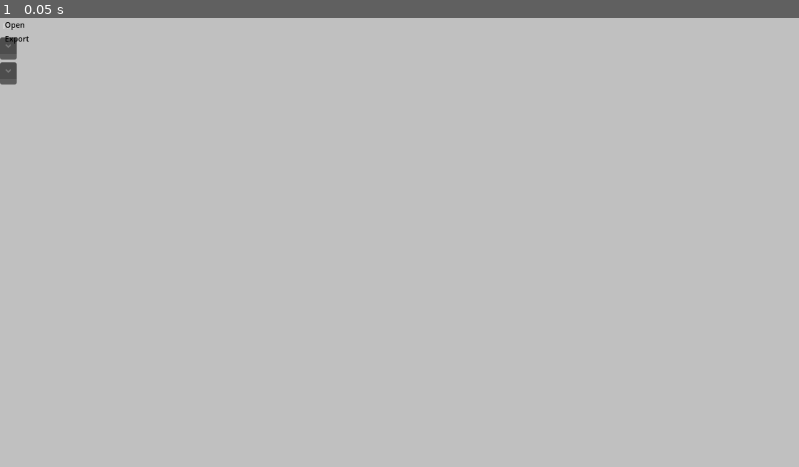
Above: before the commit, frame 1.
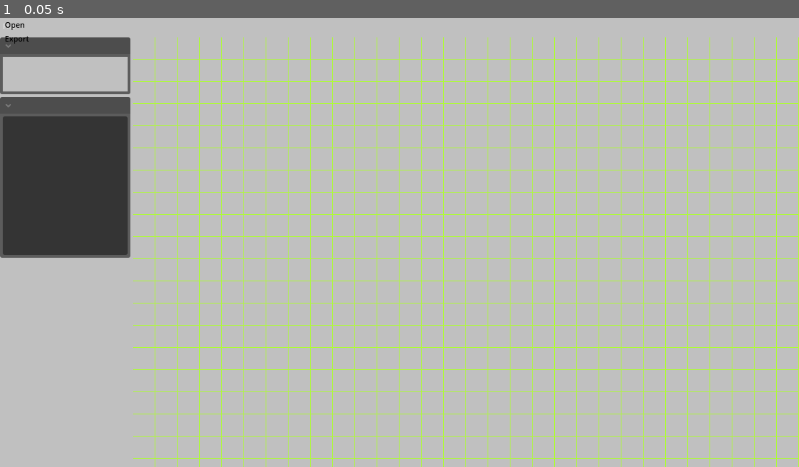
Above: after the commit, the same moment.

Repository: zvodd/GodotApp-AtlasPacker
Game: Godot game, scene res://ui_main.tscn
Same seed, same stepped clock (60 frames per second), same inputs: the game is played once before the commit and once after it.
Inputs:
- Up to frame 1 (0.05 s): no input

The runs differ from the first frame. In frame 1, 15% of the frame differs, in the area x 0-100%, y 4-100%.
Error before the commit: Parse Error: Invalid argument for "connect()" function: argument 2 should be "Callable" but is "res://scripts/image_loader.gd". (res://scripts/image_loader.gd:…

Commit message:
kinda there

Diff:
--- a/artboard.tscn
+++ b/artboard.tscn
@@ -1,6 +1,8 @@
-[gd_scene load_steps=2 format=3 uid="uid://b36oehg63os35"]
+[gd_scene format=3 uid="uid://b36oehg63os35"]
 
-[ext_resource type="Script" path="res://scripts/artboard.gd" id="1_ff2t0"]
+[ext_resource type="Script" uid="uid://sk65b4wdt0lw" path="res://scripts/artboard.gd" id="1_ff2t0"]
 
-[node name="artboard" type="Node2D" unique_id=1760129244]
+[node name="artboard" type="Control" unique_id=1975191866]
+layout_mode = 3
+anchors_preset = 0
 script = ExtResource("1_ff2t0")
--- a/scripts/artboard.gd
+++ b/scripts/artboard.gd
@@ -1,4 +1,5 @@
-extends Node2D
+class_name Artboard
+extends Control
 
 var grid_size = Vector2(32, 32)
 var image_tiles = {}
@@ -17,25 +18,16 @@
 	var height = get_viewport_rect().size.y
 
 	for i in range(1, int(width / grid_size.x)):
-		draw_line(Vector2(i * grid_size.x, 0), Vector2(i * grid_size.x, height), Color.gray)
+		draw_line(Vector2(i * grid_size.x, 0), Vector2(i * grid_size.x, height), Color.GREEN_YELLOW)
 
 	for i in range(1, int(height / grid_size.y)):
-		draw_line(Vector2(0, i * grid_size.y), Vector2(width, i * grid_size.y), Color.gray)
+		draw_line(Vector2(0, i * grid_size.y), Vector2(width, i * grid_size.y), Color.GREEN_YELLOW)
 
 func _can_drop_data(at_position, data):
-	return data.type == "files" or data.type == "image_tile"
+	return  data.type == "image_tile"
 
 func _drop_data(at_position, data):
-	if data.type == "files":
-		var files = data.files
-		for file in files:
-			var image_tile = ImageTile.new()
-			image_tile.file_name = file
-			image_tile.position = at_position
-			image_tile.scale = Vector2(1, 1)
-			image_tile.uid = OS.get_unique_id()
-			add_image_tile(image_tile)
-	elif data.type == "image_tile":
+	if data.type == "image_tile":
 		var image_tile = data.image_tile
 		image_tile.position = at_position
 		if not image_tiles.has(image_tile.uid):
@@ -66,3 +58,6 @@
 				update()
 				return data
 	return null
+
+func update():pass
+#func set_drag_preview(_a):pass
--- a/scripts/image_loader.gd
+++ b/scripts/image_loader.gd
@@ -1,19 +1,35 @@
+class_name ImageLoaderNode
 extends Node
 
-var image_pool
+@onready var image_pool: ImagePoolItemList = %ImagePool_ItemList
+@onready var mb_pop_file: PopupMenu = %MenuBar/File
+@onready var artboard: Artboard = %Artboard
 
 func _ready():
-	image_pool = get_node("/root/Control/Panel/VBoxContainer/HBoxContainer/SidePanel_VBoxContainer/ImagePool_FoldableContainer/ImagePool_ItemList")
+	mb_pop_file.id_pressed.connect(func(id):
+		match id:
+			0: open_file_dialog()
+		)
+	get_tree().root.files_dropped.connect(_on_files_dropped)
+
+func _on_files_dropped(files: PackedStringArray):
+	var valid_paths = []
+	print("Dropped files:")
+	for file_path in files:
+		print(file_path)
+		if file_path.ends_with(".png") or file_path.ends_with(".jpg"):
+			valid_paths.append(file_path)
+	_on_files_selected(PackedStringArray(valid_paths))
 
 func open_file_dialog():
 	var file_dialog = FileDialog.new()
 	file_dialog.file_mode = FileDialog.FILE_MODE_OPEN_FILES
 	file_dialog.add_filter("*.png, *.jpg, *.jpeg")
-	file_dialog.connect("files_selected", self, "_on_files_selected")
+	file_dialog.files_selected.connect(_on_files_selected)
 	add_child(file_dialog)
 	file_dialog.popup_centered()
 
-func _on_files_selected(files):
+func _on_files_selected(files:PackedStringArray):
 	for file in files:
 		var image_tile = ImageTile.new()
 		image_tile.file_name = file
--- a/scripts/image_pool.gd
+++ b/scripts/image_pool.gd
@@ -1,9 +1,13 @@
+class_name ImagePoolItemList
 extends ItemList
 
 var image_tiles = []
 
 func _can_drop_data(at_position, data):
-	return data.type == "files" or data.type == "image_tile"
+	return (
+		data.type == "files"
+		# or data.type == "image_tile"
+		)
 
 func _drop_data(at_position, data):
 	if data.type == "files":
@@ -14,16 +18,20 @@
 			image_tile.uid = OS.get_unique_id()
 			add_image_tile(image_tile)
 	elif data.type == "image_tile":
-		add_image_tile(data.image_tile)
+		pass
+		# TODO ? catch and filter drops duplicating items from itself.
+		#add_image_tile(data.image_tile)
 
 func add_image_tile(image_tile):
 	image_tiles.append(image_tile)
 	var texture = image_tile.get_texture()
 	if texture:
-		add_item(image_tile.file_name, texture)
+		_add_item(image_tile.file_name, texture)
 
 func _get_drag_data(p_pos):
+	print("_get_drag_data: %v" %p_pos)
 	var index = get_item_at_position(p_pos, true)
+	print("	index: %d" %index)
 	if index != -1:
 		var image_tile = image_tiles[index]
 		var data = {}
@@ -38,6 +46,6 @@
 		return data
 	return null
 
-func add_item(text, icon):
+func _add_item(text:String, icon:Texture2D=null, selectable:bool=true):
 	var item_index = get_item_count()
-	super.add_item(text, icon)
+	super.add_item(text, icon, selectable)
--- a/scripts/ImageTileRes.gd
+++ b/scripts/image_tile_res.gd
@@ -6,12 +6,23 @@
 var scale : Vector2
 var crop : Rect2i
 var texture : Texture2D
+var image : Image
 var uid : String
+
+func get_image():
+	if image:
+		return image
+	if file_name:
+		image = Image.new()
+		image.load(file_name)
+		return image
+	return null
 
 func get_texture():
 	if texture:
 		return texture
 	if file_name:
-		texture = load(file_name)
+		self.get_image()
+		texture = ImageTexture.create_from_image(image)
 		return texture
 	return null
--- a/ui_main.tscn
+++ b/ui_main.tscn
@@ -1,19 +1,14 @@
-[gd_scene load_steps=4 format=3 uid="uid://bq3huk364skd3"]
+[gd_scene format=3 uid="uid://bq3huk364skd3"]
 
 [ext_resource type="Theme" uid="uid://b4apxgfyaatns" path="res://ui_theme/theme.tres" id="1_sb8mv"]
-[ext_resource type="Script" path="res://scripts/image_loader.gd" id="2_abcde"]
-[ext_resource type="Script" path="res://scripts/image_pool.gd" id="3_fghij"]
+[ext_resource type="Script" uid="uid://ctt6hldl4331i" path="res://scripts/image_loader.gd" id="2_abcde"]
+[ext_resource type="PackedScene" uid="uid://b36oehg63os35" path="res://artboard.tscn" id="3_6ydbi"]
+[ext_resource type="Script" uid="uid://pys50ioo35ot" path="res://scripts/image_pool.gd" id="3_fghij"]
 
-[node name="Control" type="Control"]
-layout_mode = 3
-anchors_preset = 15
-anchor_right = 1.0
-anchor_bottom = 1.0
-grow_horizontal = 2
-grow_vertical = 2
+[node name="ImageLoader" type="Node" unique_id=626847738]
+script = ExtResource("2_abcde")
 
-[node name="Panel" type="Panel" parent="."]
-layout_mode = 1
+[node name="Panel" type="Panel" parent="." unique_id=240896428]
 anchors_preset = 15
 anchor_right = 1.0
 anchor_bottom = 1.0
@@ -21,7 +16,7 @@
 grow_vertical = 2
 theme = ExtResource("1_sb8mv")
 
-[node name="VBoxContainer" type="VBoxContainer" parent="Panel"]
+[node name="VBoxContainer" type="VBoxContainer" parent="Panel" unique_id=1371060754]
 layout_mode = 1
 anchors_preset = 15
 anchor_right = 1.0
@@ -29,12 +24,14 @@
 grow_horizontal = 2
 grow_vertical = 2
 
-[node name="MenuBar" type="MenuBar" parent="Panel/VBoxContainer"]
+[node name="MenuBar" type="MenuBar" parent="Panel/VBoxContainer" unique_id=286757585]
+unique_name_in_owner = true
 layout_mode = 2
 size_flags_vertical = 0
 flat = true
 
-[node name="File" type="PopupMenu" parent="Panel/VBoxContainer/MenuBar"]
+[node name="File" type="PopupMenu" parent="Panel/VBoxContainer/MenuBar" unique_id=935545317]
+oversampling_override = 1.0
 visible = true
 item_count = 2
 item_0/text = "Open"
@@ -42,32 +39,32 @@
 item_1/text = "Export"
 item_1/id = 1
 
-[node name="HBoxContainer" type="HBoxContainer" parent="Panel/VBoxContainer"]
+[node name="HBoxContainer" type="HBoxContainer" parent="Panel/VBoxContainer" unique_id=1785336403]
 layout_mode = 2
 
-[node name="SidePanel_VBoxContainer" type="VBoxContainer" parent="Panel/VBoxContainer/HBoxContainer"]
+[node name="SidePanel_VBoxContainer" type="VBoxContainer" parent="Panel/VBoxContainer/HBoxContainer" unique_id=1877717095]
 layout_mode = 2
 
-[node name="GlobalConfig_FoldableContainer" type="FoldableContainer" parent="Panel/VBoxContainer/HBoxContainer/SidePanel_VBoxContainer"]
+[node name="GlobalConfig_FoldableContainer" type="FoldableContainer" parent="Panel/VBoxContainer/HBoxContainer/SidePanel_VBoxContainer" unique_id=1199265401]
 layout_mode = 2
 
-[node name="ImagePool_FoldableContainer" type="FoldableContainer" parent="Panel/VBoxContainer/HBoxContainer/SidePanel_VBoxContainer"]
+[node name="Panel" type="Panel" parent="Panel/VBoxContainer/HBoxContainer/SidePanel_VBoxContainer/GlobalConfig_FoldableContainer" unique_id=376306090]
+custom_minimum_size = Vector2(180, 50)
 layout_mode = 2
 
-[node name="ImagePool_ItemList" type="ItemList" parent="Panel/VBoxContainer/HBoxContainer/SidePanel_VBoxContainer/ImagePool_FoldableContainer"]
+[node name="ImagePool_FoldableContainer" type="FoldableContainer" parent="Panel/VBoxContainer/HBoxContainer/SidePanel_VBoxContainer" unique_id=1598848417]
 layout_mode = 2
+
+[node name="ImagePool_ItemList" type="ItemList" parent="Panel/VBoxContainer/HBoxContainer/SidePanel_VBoxContainer/ImagePool_FoldableContainer" unique_id=301481568]
+unique_name_in_owner = true
+custom_minimum_size = Vector2(180, 200)
+layout_mode = 2
+allow_search = false
+auto_width = true
+scroll_hint_mode = 1
+fixed_icon_size = Vector2i(64, 64)
 script = ExtResource("3_fghij")
 
-[node name="ArtBoard_SubViewportContainer" type="SubViewportContainer" parent="Panel/VBoxContainer/HBoxContainer"]
+[node name="Artboard" parent="Panel/VBoxContainer/HBoxContainer" unique_id=1760129244 instance=ExtResource("3_6ydbi")]
+unique_name_in_owner = true
 layout_mode = 2
-stretch = true
-
-[node name="ArtBoard_SubViewport" type="SubViewport" parent="Panel/VBoxContainer/HBoxContainer/ArtBoard_SubViewportContainer"]
-handle_input_locally = false
-size = Vector2i(2, 68)
-render_target_update_mode = 4
-
-[node name="ImageLoader" type="Node" parent="."]
-script = ExtResource("2_abcde")
-
-[connection signal="id_pressed" from="Panel/VBoxContainer/MenuBar/File" to="ImageLoader" method="open_file_dialog" binds=[0]]
Not shown, added: scripts/artboard.gd.uid
Not shown, added: scripts/image_loader.gd.uid
Not shown, added: scripts/image_pool.gd.uid
Renamed: scripts/ImageTileRes.gd.uid -> scripts/image_tile_res.gd.uid
